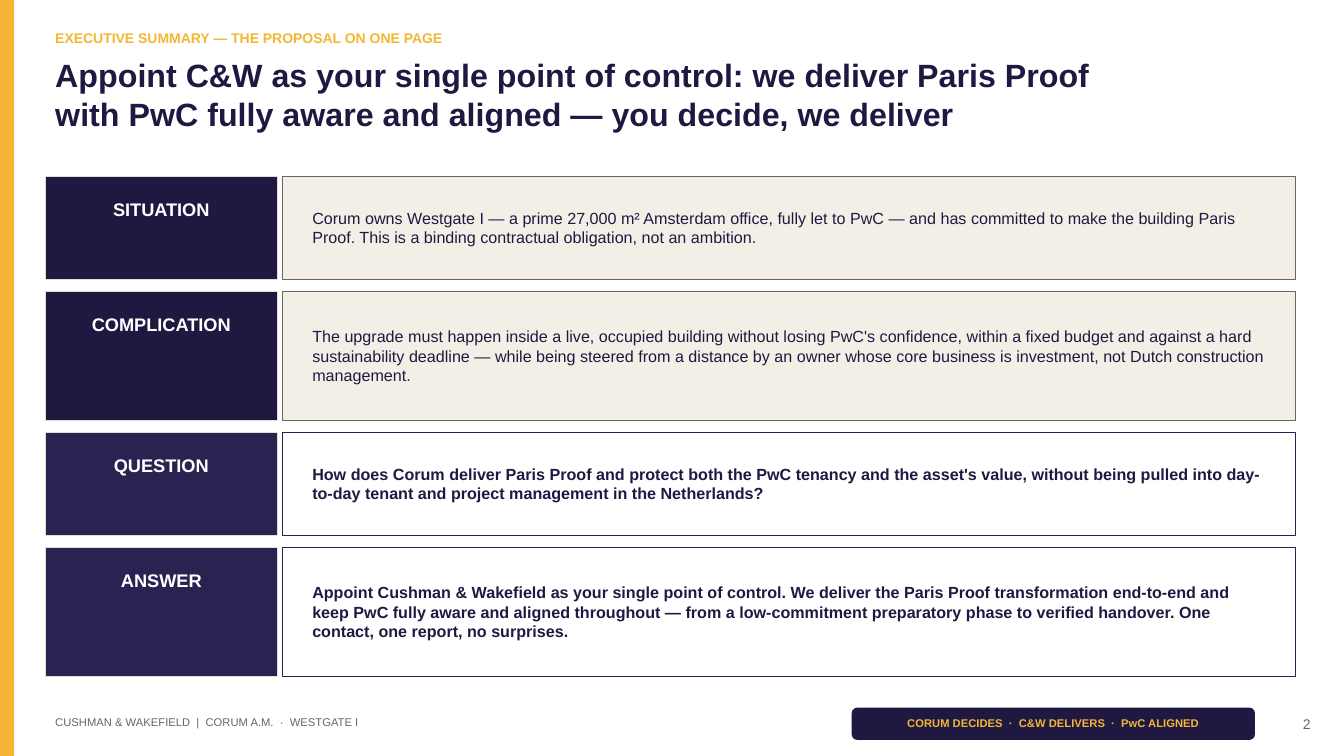
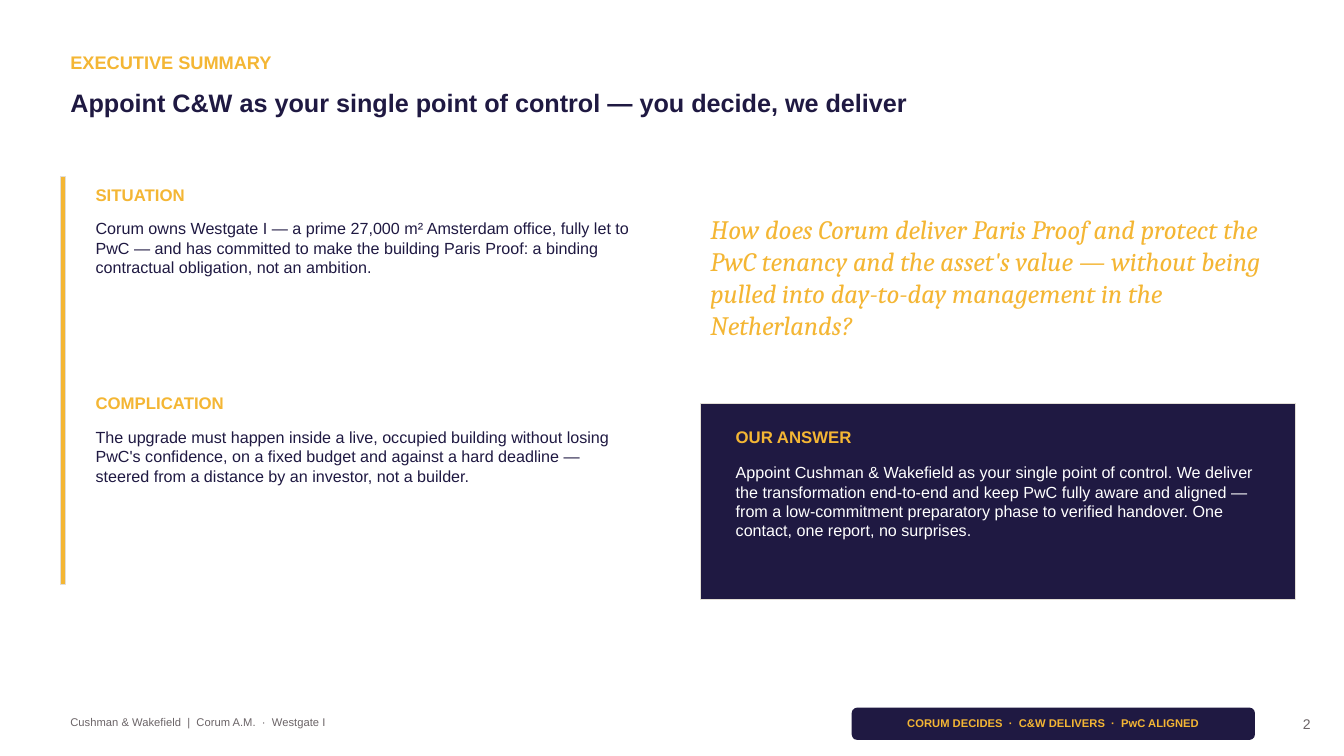
Before and after one commit to sjbezemer-cmyk/Solid-Base, a slide deck: slide 2 of corum-pitch/Corum-Westgate-I-Pitch-STYLED.pptx. Drawn at 1344x756 pixels with LibreOffice and Linux fonts; fonts in the diff are those of the drawing. Boxes give left, top, right and bottom in pixels: in the first picture for what was removed or moved away, otherwise in the second. Text is boxed around its words. In the diff, an @@ line names an element or a change of style, - is before the commit and + after.

```diff
--- a/corum-pitch/Corum-Westgate-I-Pitch-STYLED.pptx
+++ b/corum-pitch/Corum-Westgate-I-Pitch-STYLED.pptx
@@ text at (70, 56, 271, 69): text changed; size 10 to 13 pt @@
-EXECUTIVE SUMMARY — THE PROPOSAL ON ONE PAGE
+EXECUTIVE SUMMARY
@@ text at (70, 93, 907, 118): text changed; size 23 to 18 pt @@
-Appoint C&W as your single point of control: we deliver Paris Proof
-with PwC fully aware and aligned — you decide, we deliver
+Appoint C&W as your single point of control — you decide, we deliver
@@ rectangle removed at (45, 176, 277, 279) @@
@@ rectangle: place and size @@
-rectangle at (0, 0, 14, 756)
+rectangle at (60, 176, 65, 585)
@@ rectangle at (60, 176, 65, 585): outline none to #E2DED6 0.5 pt @@
@@ text "SITUATION": place and size @@
-text "SITUATION" at (113, 203, 210, 216)
+text "SITUATION" at (96, 189, 185, 201)
@@ text "SITUATION" at (96, 189, 185, 201): size 13 to 12 pt, text colour #FFFFFF to #F4B634; alignment centre to left; vertical alignment middle to top @@
@@ rectangle removed at (282, 176, 1296, 279) @@
@@ text at (96, 222, 628, 277): text changed @@
-Corum owns Westgate I — a prime 27,000 m² Amsterdam office, fully let to PwC — and has committed to make the building Paris Proof. This is a binding contractual obligation, not an ambition.
+Corum owns Westgate I — a prime 27,000 m² Amsterdam office, fully let to PwC — and has committed to make the building Paris Proof: a binding contractual obligation, not an ambition.
@@ text at (710, 220, 1260, 335): text changed; size 11.5 to 19 pt; font Arial to Cambria; text colour #1F1942 to #F4B634; bold off; italic on @@
-How does Corum deliver Paris Proof and protect both the PwC tenancy and the asset's value, without being pulled into day-to-day tenant and project management in the Netherlands?
+How does Corum deliver Paris Proof and protect the PwC tenancy and the asset's value — without being pulled into day-to-day management in the Netherlands?
@@ rectangle removed at (45, 291, 277, 420) @@
@@ rectangle removed at (282, 291, 1296, 420) @@
@@ text "COMPLICATION" at (96, 397, 224, 409): size 13 to 12 pt, text colour #FFFFFF to #F4B634; alignment centre to left; vertical alignment middle to top @@
@@ text "COMPLICATION": place and size @@
-text "COMPLICATION" at (92, 318, 231, 331)
+text "COMPLICATION" at (96, 397, 224, 409)
@@ rectangle added at (701, 403, 1296, 600), fill #1F1942, outline #E2DED6 0.5 pt @@
@@ rectangle removed at (45, 433, 277, 535) @@
@@ text at (96, 431, 609, 485): text changed @@
-The upgrade must happen inside a live, occupied building without losing PwC's confidence, within a fixed budget and against a hard sustainability deadline — while being steered from a distance by an owner whose core business is investment, not Dutch construction management.
+The upgrade must happen inside a live, occupied building without losing PwC's confidence, on a fixed budget and against a hard deadline — steered from a distance by an investor, not a builder.
@@ rectangle removed at (282, 433, 1296, 535) @@
@@ vertical alignment middle to top in 4 elements at (96, 222, 628, 277), (736, 466, 1252, 540), (96, 431, 609, 485), (736, 431, 852, 443) @@
@@ text at (736, 431, 852, 443): text changed; size 13 to 12 pt; text colour #FFFFFF to #F4B634 @@
-ANSWER
+OUR ANSWER
@@ text removed at (114, 459, 209, 476) @@
-QUESTION
@@ text at (736, 466, 1252, 540): text changed; text colour #1F1942 to #FFFFFF; bold off @@
-Appoint Cushman & Wakefield as your single point of control. We deliver the Paris Proof transformation end-to-end and keep PwC fully aware and aligned throughout — from a low-commitment preparatory phase to verified handover. One contact, one report, no surprises.
+Appoint Cushman & Wakefield as your single point of control. We deliver the transformation end-to-end and keep PwC fully aware and aligned — from a low-commitment preparatory phase to verified handover. One contact, one report, no surprises.
@@ rectangle removed at (45, 547, 277, 677) @@
@@ rectangle removed at (282, 547, 1296, 677) @@
@@ text at (70, 718, 325, 728): text changed @@
-CUSHMAN & WAKEFIELD | CORUM A.M. · WESTGATE I
+Cushman & Wakefield | Corum A.M. · Westgate I
```
Also in this commit, not shown: 1 other file.
